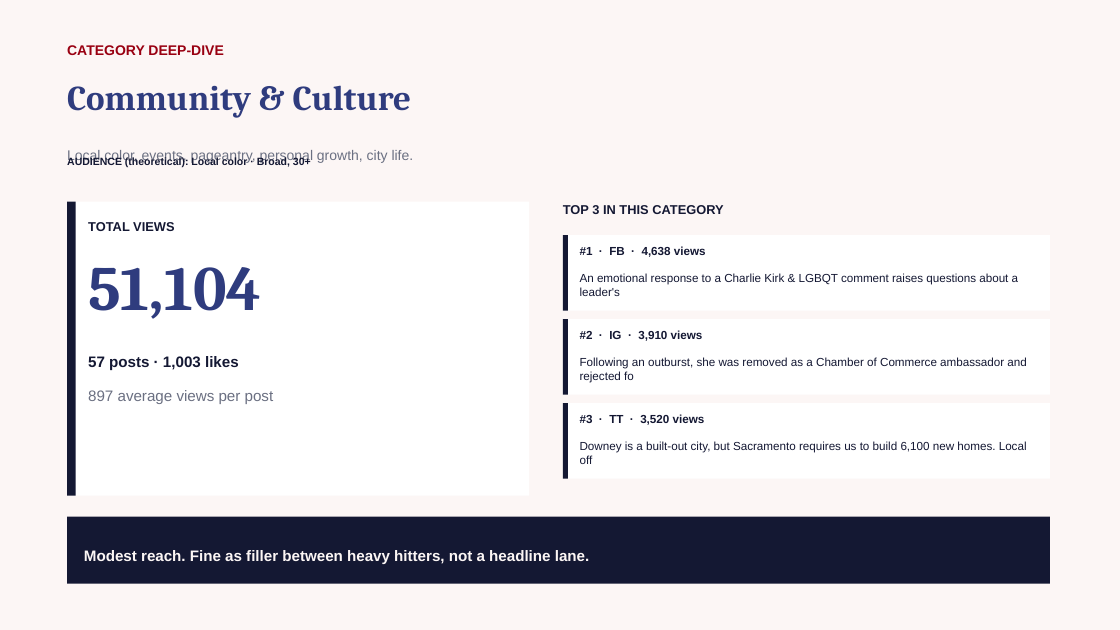
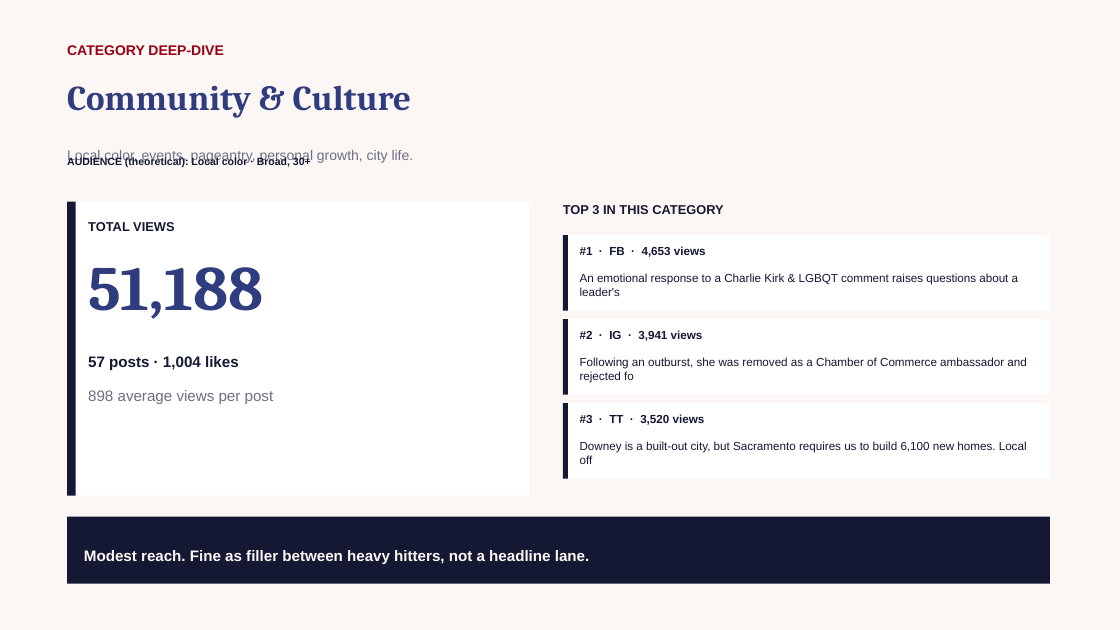
Before and after one commit to zvmmer/talking-downey-kpis, a slide deck: slide 10 of SPONSOR_CONTENT_REPORT.pptx. Drawn at 1120x630 pixels with LibreOffice and Linux fonts; fonts in the diff are those of the drawing. Boxes give left, top, right and bottom in pixels: in the first picture for what was removed or moved away, otherwise in the second. Text is boxed around its words. In the diff, an @@ line names an element or a change of style, - is before the commit and + after.

```diff
--- a/SPONSOR_CONTENT_REPORT.pptx
+++ b/SPONSOR_CONTENT_REPORT.pptx
@@ text at box(88, 267, 263, 319): text changed @@
-51,104
+51,188
@@ text at box(580, 246, 706, 257): text changed @@
-#1 · FB · 4,638 views
+#1 · FB · 4,653 views
@@ text at box(88, 356, 239, 370): text changed @@
-57 posts · 1,003 likes
+57 posts · 1,004 likes
@@ text at box(580, 330, 703, 341): text changed @@
-#2 · IG · 3,910 views
+#2 · IG · 3,941 views
@@ text at box(88, 390, 274, 404): text changed @@
-897 average views per post
+898 average views per post
```
Also in this commit, not shown: 8 other slides changed, 5 other files.
